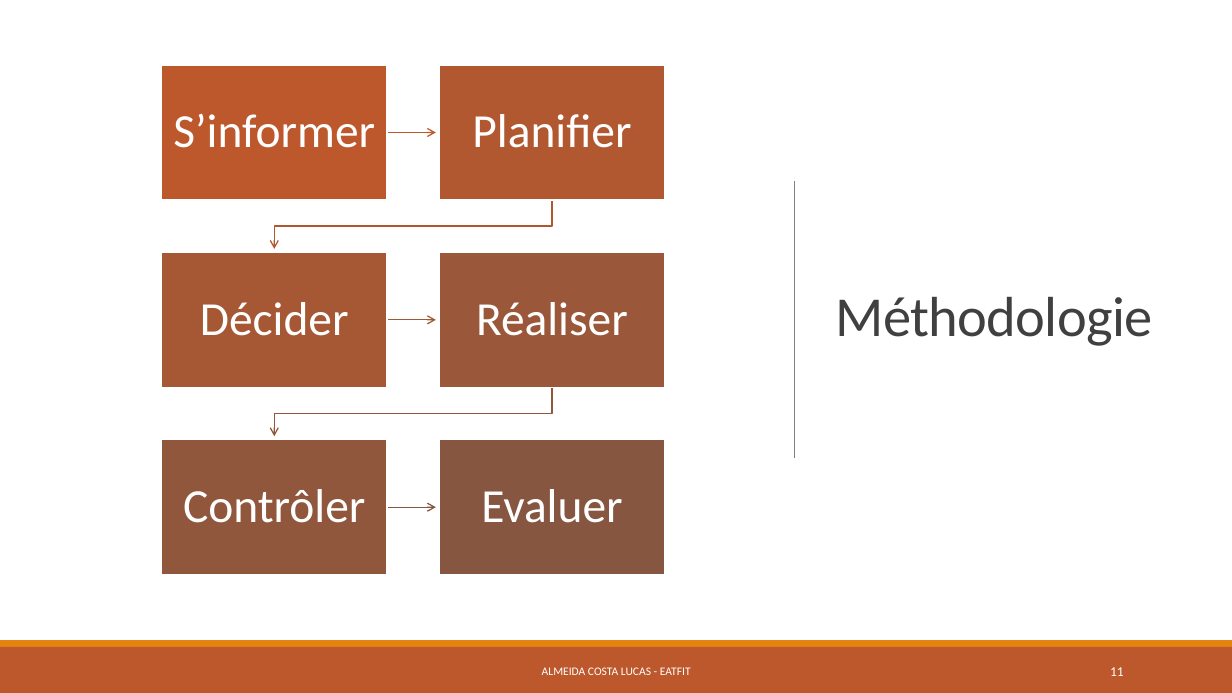
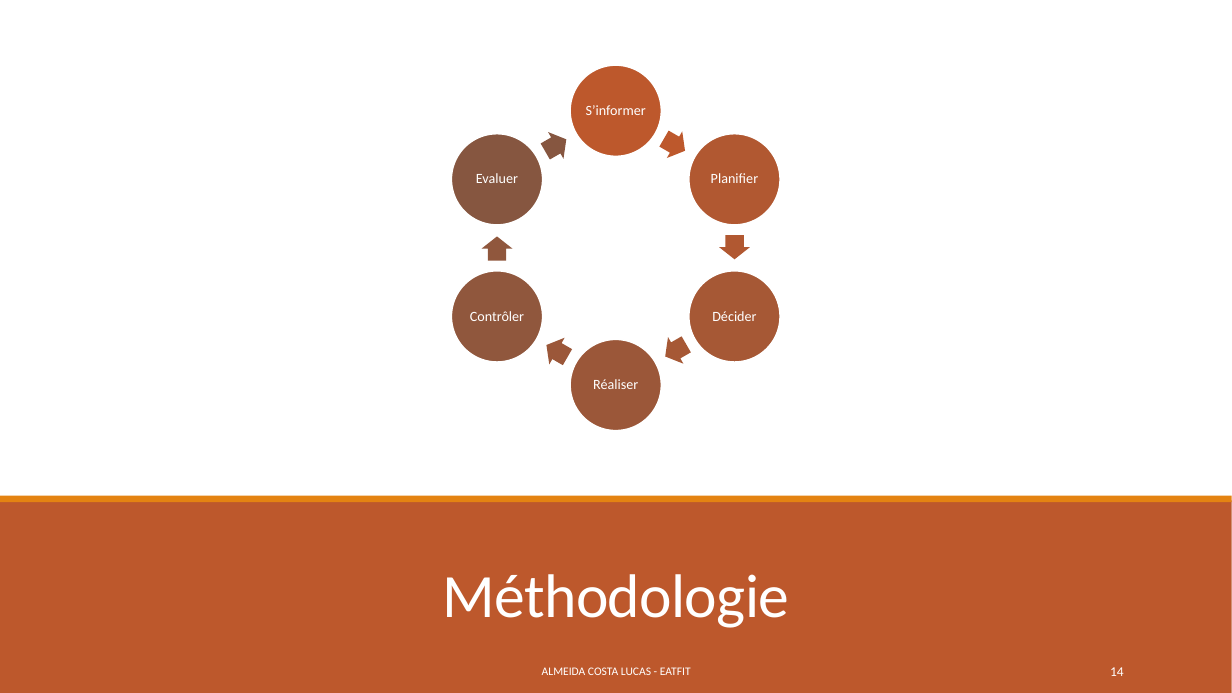
Before and after one commit to LAAC172003/EatFit_TPI_2023, a slide deck: slide 14 of Documentation/Eatfit.pptx (slide 11 before the commit). Drawn at 1232x693 pixels with LibreOffice and Linux fonts; fonts in the diff are those of the drawing. Boxes give left, top, right and bottom in pixels: in the first picture for what was removed or moved away, otherwise in the second. Text is boxed around its words. In the diff, an @@ line names an element or a change of style, - is before the commit and + after.

```diff
--- a/Documentation/Eatfit.pptx
+++ b/Documentation/Eatfit.pptx
@@ rectangle: place and size @@
-rectangle at <box>0,0,1232,640</box>
+rectangle at <box>0,0,1232,693</box>
@@ text "S’informer": place and size @@
-text "S’informer" at <box>173,113,375,148</box>
+text "S’informer" at <box>586,105,646,115</box>
@@ size 37 to 11 pt; less space between paragraphs in 6 elements at <box>593,379,638,389</box>, <box>711,173,758,183</box>, <box>586,105,646,115</box>, <box>712,311,756,321</box>, <box>470,311,524,321</box>, <box>476,173,518,183</box> @@
@@ text "Evaluer": place and size @@
-text "Evaluer" at <box>481,489,622,523</box>
+text "Evaluer" at <box>476,173,518,183</box>
@@ group added at <box>451,65,781,431</box>: 6 ellipses, 6 right arrows @@
@@ text "Planifier": place and size @@
-text "Planifier" at <box>472,114,631,148</box>
+text "Planifier" at <box>711,173,758,183</box>
@@ line removed from (794, 181) to (794, 458) @@
@@ text "Contrôler": place and size @@
-text "Contrôler" at <box>183,489,365,523</box>
+text "Contrôler" at <box>470,311,524,321</box>
@@ text "Décider": place and size @@
-text "Décider" at <box>200,302,349,336</box>
+text "Décider" at <box>712,311,756,321</box>
@@ text "Réaliser": place and size @@
-text "Réaliser" at <box>476,302,628,336</box>
+text "Réaliser" at <box>593,379,638,389</box>
@@ group removed at <box>162,65,665,576</box>: 6 rectangles, 5 freeform shapes @@
@@ rectangle: place and size @@
-rectangle at <box>0,647,1232,693</box>
+rectangle at <box>0,501,1232,693</box>
@@ rectangle: place and size @@
-rectangle at <box>0,640,1232,647</box>
+rectangle at <box>0,496,1232,503</box>
@@ title "Méthodologie": place and size @@
-title "Méthodologie" at <box>836,297,1153,346</box>
+title "Méthodologie" at <box>443,574,789,628</box>
@@ title "Méthodologie" at <box>443,574,789,628</box>: size 44 to 48 pt, text colour #404040 to #FFFFFF; alignment left to centre; vertical alignment middle to bottom @@
@@ rectangle added at <box>0,647,1232,693</box>, fill #BD582C @@
@@ rectangle added at <box>0,640,1232,647</box>, fill #E48312 @@
@@ page number at <box>1110,667,1124,676</box>: text changed @@
-11
+14
```
Also in this commit, not shown: 6 other slides changed, 5 slides added, 3 slides removed, 2 other files.
